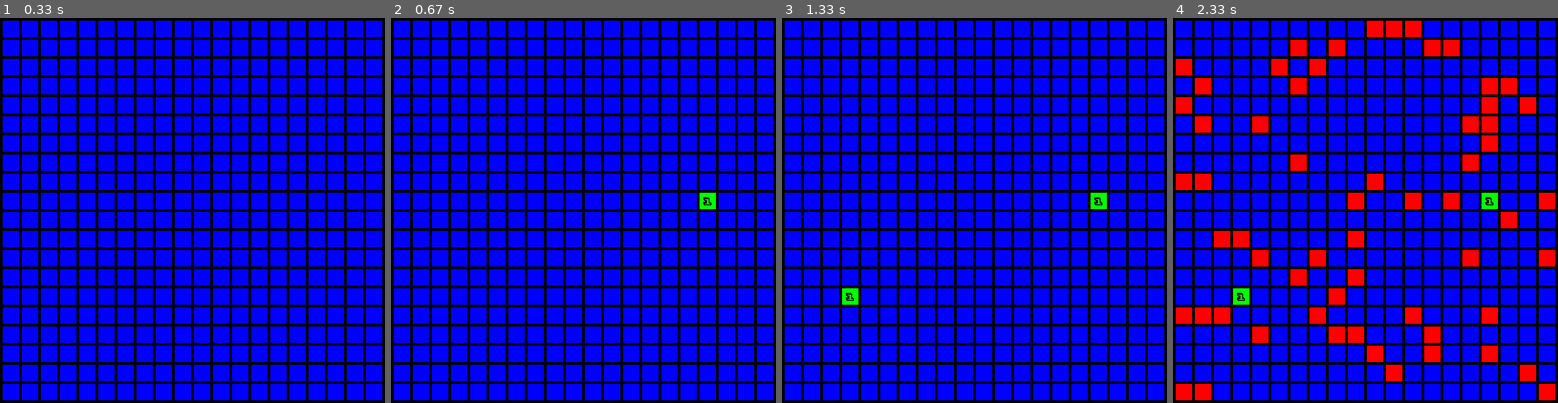
Above: before the commit, frames 1-4 (left to right).
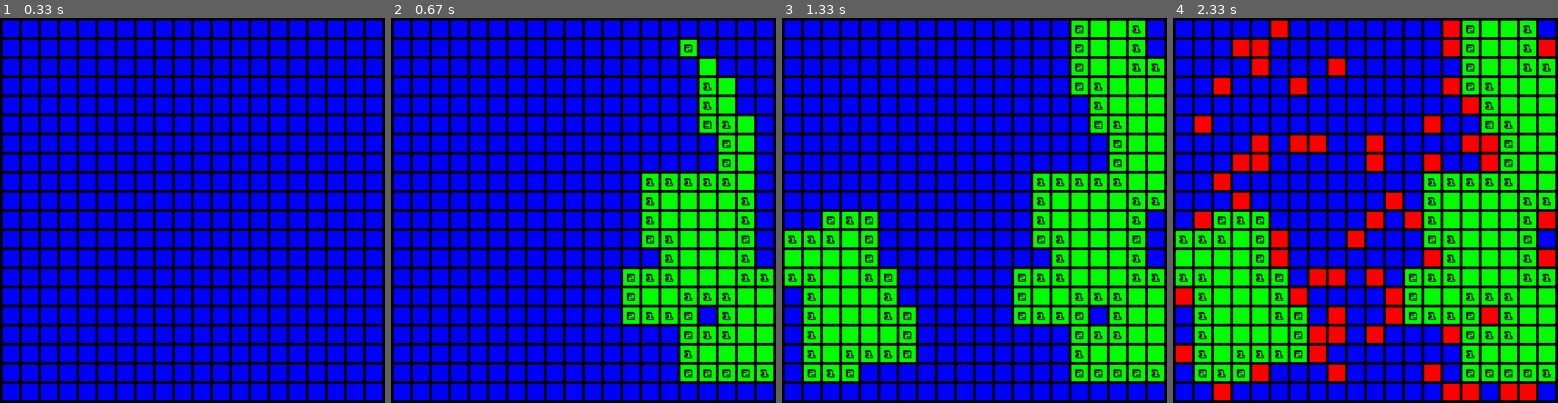
Above: after the commit, the same moments.

Repository: calvinProbstSchool/probstChapter3work
Game: pygame game, started from minesweeper.py
Same seed, same stepped clock (60 frames per second), same inputs: the game is played once before the commit and once after it.
Inputs (mouse positions are in pixels of both pictures, inside the frame that each line leads up to):
- Up to frame 1 (0.33 s): no input
- Up to frame 2 (0.67 s): click (706, 198) at 0.38 s
- Up to frame 3 (1.33 s): click (855, 299) at 0.72 s
- Up to frame 4 (2.33 s): click (1303, 83) at 2.05 s

Frame 1 is identical in both runs. In frame 2, 14% of the frame differs, in the area x 60-100%, y 5-95%; in frame 3, 26%; in frame 4, 42%, in the area x 0-100%, y 0-100%.

Commit message:
fixed firstclick bomb again and>or

Diff:
--- a/minesweeper.py
+++ b/minesweeper.py
@@ -91,7 +91,7 @@
                 print("first click at" + str(boxX) + " " + str(boxY))
                 firstBombCount = getBombsNear(gameBoard, boxX, boxY)
                 noBomb = False
-                while not firstBombCount == 0 and not noBomb:
+                while not firstBombCount == 0 or not noBomb:
                     gameBoard = makeNewBoard(BOARDWIDTH, BOARDHEIGHT)
                     firstBombCount = getBombsNear(gameBoard, boxX, boxY)
                     noBomb = not gameBoard[boxX][boxY]
